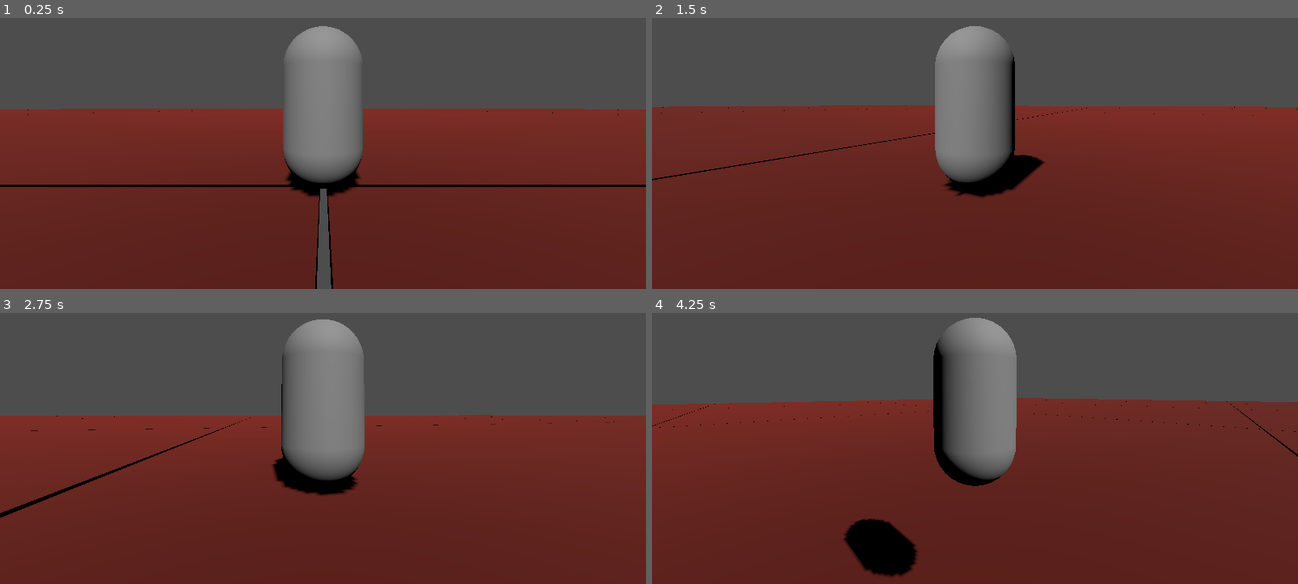
Above: before the commit, frames 1-4 (two rows, left to right).
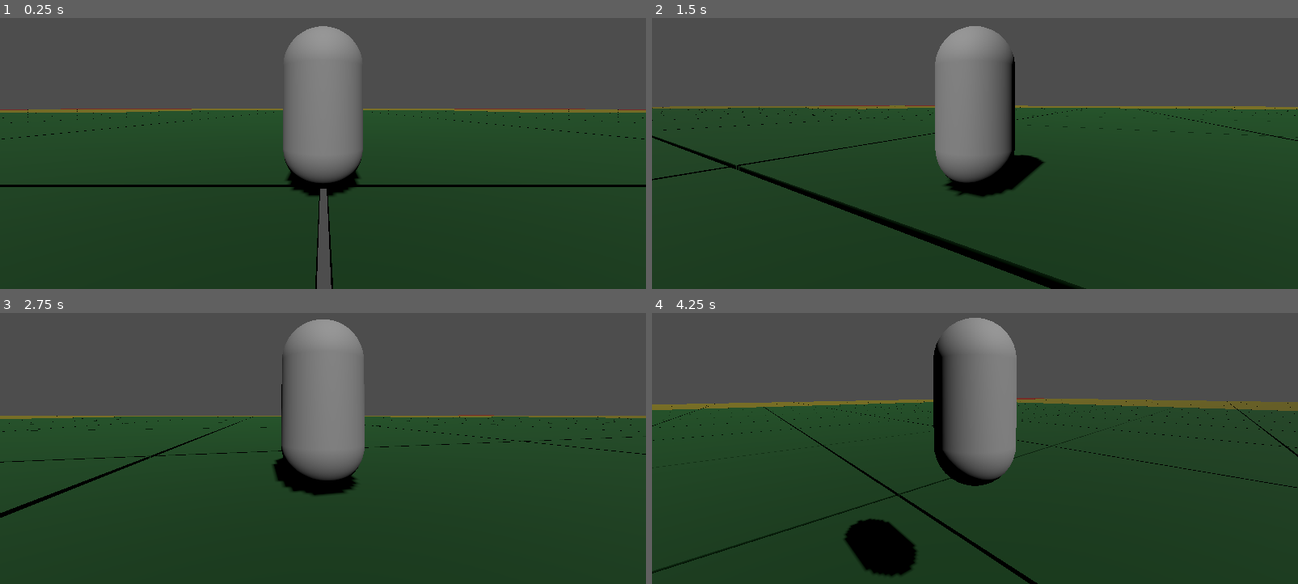
Above: after the commit, the same moments.

Repository: xwilson03/OpenWorldTest
Game: Godot game, scene res://scenes/root.tscn
Same seed, same stepped clock (60 frames per second), same inputs: the game is played once before the commit and once after it.
Inputs (mouse positions are in pixels of both pictures, inside the frame that each line leads up to):
- Up to frame 1 (0.25 s): no input
- Up to frame 2 (1.5 s): tap Enter at 0.5 s; move the mouse to (1007, 104) at 0.52 s; hold W (move_forward) from 0.53 s (still down); tap Mouse wheel up (zoom_in) at 0.6 s; tap Space (jump) at 0.77 s; move the mouse to (942, 110) at 1.27 s; tap Mouse wheel down (zoom_out) at 1.35 s
- Up to frame 3 (2.75 s): keep holding W (move_forward); tap Space (jump) at 1.52 s; move the mouse to (335, 397) at 2.02 s; tap Mouse wheel up (zoom_in) at 2.1 s
- Up to frame 4 (4.25 s): keep holding W (move_forward); move the mouse to (968, 407) at 2.77 s; tap Mouse wheel down (zoom_out) at 2.85 s; tap Space (jump) at 3.02, 3.77 s; move the mouse to (1020, 407) at 3.52 s; tap Mouse wheel up (zoom_in) at 3.6 s

The runs differ from the first frame. In frame 1, 61% of the frame differs, in the area x 0-100%, y 33-100%; in frame 2, 63%, in the area x 0-100%, y 32-100%; in frame 3, 58%; in frame 4, 62%.

Commit message:
added distance math to chunk player_xz callback

Diff:
--- a/scripts/chunk.gd
+++ b/scripts/chunk.gd
@@ -21,7 +21,14 @@
     Globals.player_xz.connect(_on_player_xz)
 
 func _on_player_xz(pos: Vector2) -> void:
-    pass
+    var dist_to_player: float = (pos - Vector2(position.x, position.z)).length()
+
+    if (dist_to_player <= Globals.high_lod_distance):
+        set_lod(LOD.HIGH)
+    elif (dist_to_player <= Globals.medium_lod_distance):
+        set_lod(LOD.MEDIUM)
+    else:
+        set_lod(LOD.LOW)
 
 func set_lod(new_lod: LOD) -> void:
 
